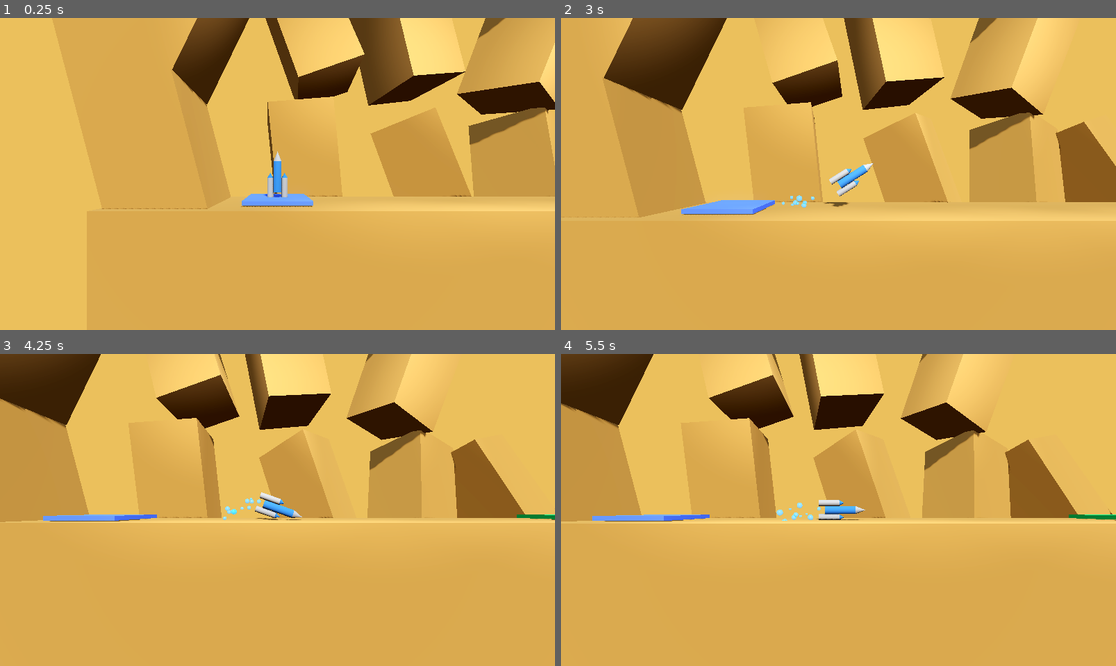
Above: before the commit, frames 1-4 (two rows, left to right).
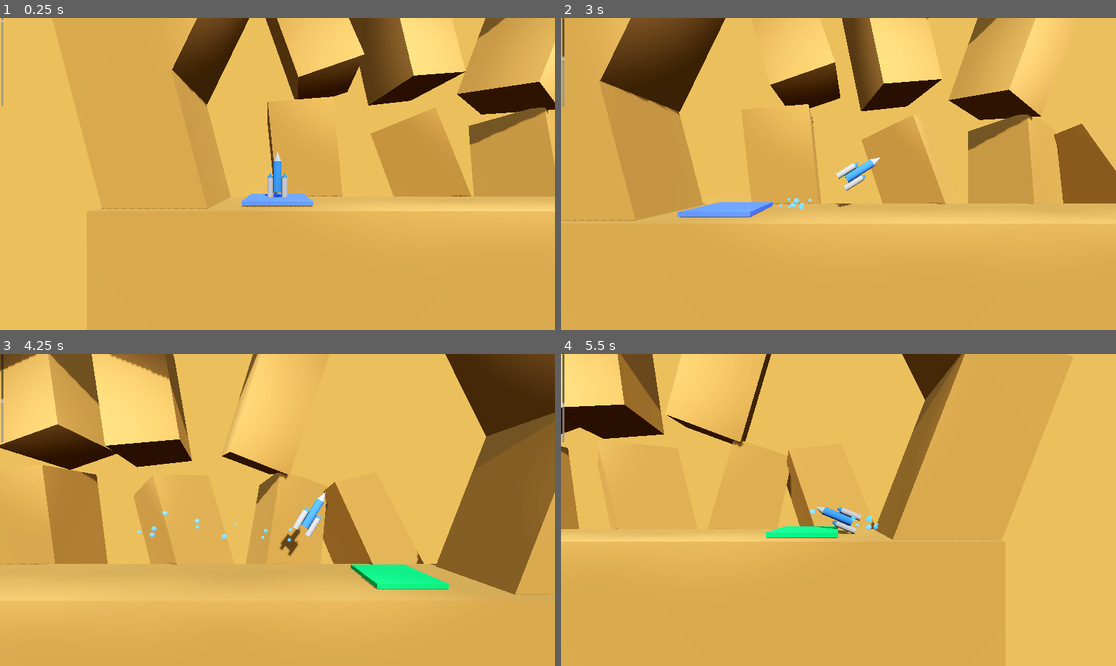
Above: after the commit, the same moments.

Repository: OutwardLightStudio/nexus
Game: Godot game, scene res://levels/level.tscn
Two runs of this game, one before a commit and one after it. Both use one fixed random seed, a clock stepped at 60 frames per second and the inputs below.
Inputs:
- Up to frame 1 (0.25 s): no input
- Up to frame 2 (3 s): hold D (rotate_right) 0.53-1.28 s; hold Space (boost) 0.53-1.28 s; hold A (rotate_left) 1.28-2.03 s; tap Space (boost) at 1.35, 2.85 s; hold D (rotate_right) 2.03-2.78 s; hold Space (boost) 2.03-2.78 s; hold E (boost_thrust, bound only after the commit) from 2.78 s (still down)
- Up to frame 3 (4.25 s): release E (boost_thrust, bound only after the commit) at 3.53 s; hold A (rotate_left) from 3.53 s (still down); hold Space (boost) from 3.53 s (still down)
- Up to frame 4 (5.5 s): keep holding A (rotate_left); release Space (boost) at 4.28 s; tap Space (boost) at 4.35 s; hold Space (boost) from 5.03 s (still down)

The runs differ from the first frame. In frame 1, 0.1% of the frame differs, in the area x 0-1%, y 0-29%; in frame 2, 3.5%; in frame 3, 42%, in the area x 0-100%, y 0-80%; in frame 4, 26%.

Commit message:
The fuel and boost mechanic

Diff:
--- a/levels/level.tscn
+++ b/levels/level.tscn
@@ -30,3 +30,4 @@
 
 [node name="Player" parent="." instance=ExtResource("1_fgnnu")]
 transform = Transform3D(1, 0, 0, 0, 1, 0, 0, 0, 1, -12, 1.2, 0.005)
+boost_duration = 0.3
--- a/project.godot
+++ b/project.godot
@@ -40,6 +40,11 @@
 , Object(InputEventKey,"resource_local_to_scene":false,"resource_name":"","device":-1,"window_id":0,"alt_pressed":false …(186 unchanged characters)…
 ]
 }
+boost_thrust={
+"deadzone": 0.5,
+"events": [Object(InputEventKey,"resource_local_to_scene":false,"resource_name":"","device":-1,"window_id":0,"alt_pressed":false,"shift_pressed":false,"ctrl_pressed":false,"meta_pressed":false,"pressed":false,"keycode":0,"physical_keycode":69,"key_label":0,"unicode":101,"location":0,"echo":false,"script":null)
+]
+}
 
 [rendering]
 
--- /dev/null
+++ b/scenes/fuel_slider.tscn
@@ -0,0 +1,6 @@
+[gd_scene format=3 uid="uid://bds3pc6arkgvv"]
+
+[node name="FuelSlider" type="VSlider"]
+offset_right = 17.0
+offset_bottom = 305.0
+value = 100.0
--- a/scenes/player.gd
+++ b/scenes/player.gd
@@ -74,6 +74,19 @@
 @export var explosion_sound: AudioStreamPlayer3D
 @export var success_sound: AudioStreamPlayer3D
 @export var bubbles_sound: AudioStreamPlayer3D
+
+@export_group("Fuel")
+@export var max_fuel: float = 100
+@export var fuel_decrease: float = 10
+@export var boost_fuel_cost: float = 30.0
+@export var boost_thrust: float = 3000.0
+@export var boost_duration: float = 0.2
+var thrust_active: bool = false
+var current_fuel: float = max_fuel
+var boosting: bool = false
+var boost_timer: float = 0.0
+
+@onready var fuel_slider: VSlider = $FuelSlider
 #endregion
 
 #region State Variables
@@ -101,6 +114,27 @@
 func _ready() -> void:
 	_connect_signals()
 	bubbles_sound.playing = false
+	fuel_slider.max_value = max_fuel
+	fuel_slider.value = current_fuel
+	fuel_slider.editable = false
+func _process(delta: float) -> void:
+	if thrust_active == true:
+		decrease_fuel(delta)
+
+	if current_fuel <= 0.0:
+		thrust_active = false
+		bubbles_sound.playing = false
+		booster_particles.emitting = false
+		right_booster_particles.emitting = false
+		left_booster_particles.emitting = false
+
+	if boosting == true:
+		boost_timer -= delta
+		if boost_timer <= 0.0:
+			boosting = false
+
+	fuel_slider.value = current_fuel
+	#update_fuel_slider(delta)
 
 func _physics_process(delta: float) -> void:
 	if current_state == State.TRANSITIONING or current_state == State.CRASHED:
@@ -173,8 +207,17 @@
 	if new_thrust_state != is_thrusting:
 		self.is_thrusting = new_thrust_state
 
-	if is_thrusting:
+	if is_thrusting and current_fuel > 0.0 and not boosting:
 		apply_central_force(basis.y * thrust * delta)
+		thrust_active = true
+	elif boosting == true:
+		apply_central_force(basis.y * boost_thrust * delta)
+		thrust_active = false
+	elif Input.is_action_just_released("boost") or boosting == true:
+		thrust_active = false
+
+	if Input.is_action_just_pressed("boost_thrust") and current_fuel >= boost_fuel_cost:
+		activate_boost()
 
 func handle_rotation(delta: float) -> void:
 	var rotation_direction = Input.get_axis("rotate_right", "rotate_left")
@@ -281,3 +324,21 @@
 		# Reset the timer if we're not critically tipped
 		time_since_critical_tilt = 0.0
 #endregion
+
+#region Boost
+func activate_boost() -> void:
+	current_fuel -= boost_fuel_cost
+	current_fuel = clamp(current_fuel, 0.0, max_fuel)
+	boosting = true
+	boost_timer = boost_duration
+#endregion
+
+
+#region Fuel
+func decrease_fuel(delta: float) -> void:
+	current_fuel -= fuel_decrease * delta
+	current_fuel = clamp(current_fuel, 0.0, max_fuel)
+
+#func update_fuel_slider(delta: float) -> void:
+	#fuel_slider.value = lerp(fuel_slider.value, current_fuel, 5.0 * delta)
+#endregion
--- a/scenes/player.tscn
+++ b/scenes/player.tscn
@@ -7,6 +7,7 @@
 [ext_resource type="Material" uid="uid://cpqrd0jhqcnfe" path="res://particles/bubble_particles.tres" id="4_g7o3v"]
 [ext_resource type="AudioStream" uid="uid://evbgf785fj5w" path="res://assets/sound/success.mp3" id="4_vxola"]
 [ext_resource type="Material" uid="uid://yq2ywrvw8k7y" path="res://materials/ship_blue.tres" id="8_5sakl"]
+[ext_resource type="PackedScene" uid="uid://bds3pc6arkgvv" path="res://scenes/fuel_slider.tscn" id="8_o0vq7"]
 
 [sub_resource type="CylinderMesh" id="CylinderMesh_6iyt0"]
 
@@ -246,4 +247,6 @@
 stream = ExtResource("2_mso6s")
 volume_db = 5.162
 
+[node name="FuelSlider" parent="." instance=ExtResource("8_o0vq7")]
+
 [connection signal="body_entered" from="." to="." method="_on_body_entered"]
Not shown: 1 places in scenes/player.tscn that only renumber resources
